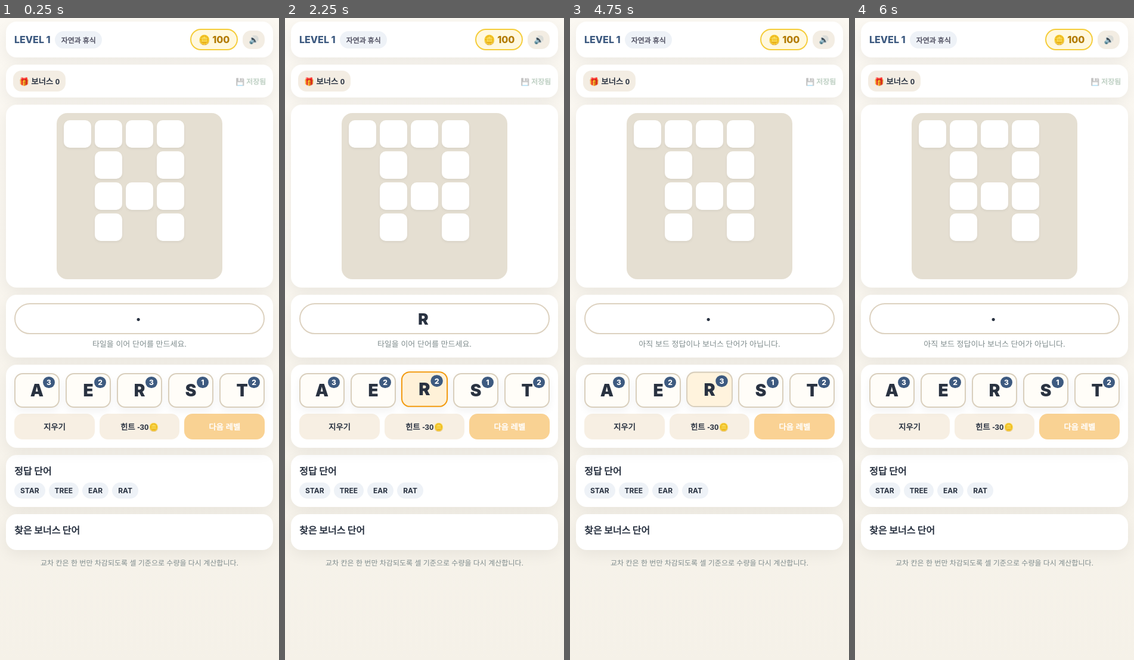
Above: before the commit, frames 1-4 (left to right).
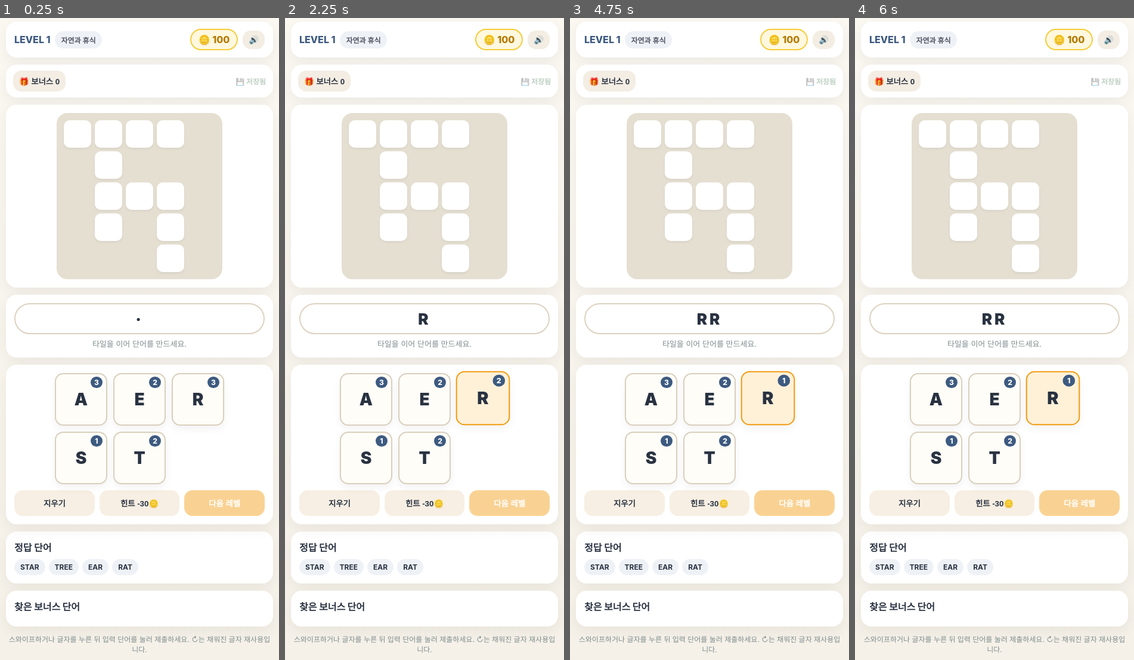
Above: after the commit, the same moments.

Repository: jheoninte/word-tiles-puzzle
Game: browser game, page web-prototype/index.html
Same seed, same stepped clock (60 frames per second), same inputs: the game is played once before the commit and once after it.
Inputs (mouse positions are in pixels of both pictures, inside the frame that each line leads up to; where the layout moved, square brackets give the same spot in the first picture):
- Up to frame 1 (0.25 s): no input
- Up to frame 2 (2.25 s): click (424, 197) at 0.27 s; hold Right 1.03-1.53 s; click (424, 217) at 1.07 s; tap Space at 1.1, 1.6, 2.1 s; hold Left 1.58-2.15 s; click (371, 178) at 1.67 s; click (483, 396) [424, 390] at 2.02 s; hold Right from 2.2 s (still down)
- Up to frame 3 (4.75 s): click (762, 165) at 2.27 s; tap Enter at 2.52 s; tap Space every 0.5 s from 2.6 to 4.6 s; release Right at 2.87 s; click (748, 229) at 2.87 s; hold Left 2.92-3.35 s; hold Right 3.4-3.9 s; click (642, 242) at 3.47 s; hold Left 3.95-4.52 s; click (709, 159) at 4.07 s; click (768, 396) [709, 390] at 4.52 s; hold Right from 4.57 s (still down); click (790, 204) at 4.67 s
- Up to frame 4 (6 s): tap Space at 5.1, 5.6 s; release Right at 5.23 s; click (913, 197) at 5.27 s; hold Left 5.28-5.72 s; hold Right from 5.77 s (still down); click (966, 261) at 5.87 s

The runs differ from the first frame. In frame 1, 12% of the frame differs, in the area x 2-98%, y 20-99%; in frame 2, 13%; in frame 3, 13%; in frame 4, 13%.

Commit message:
Build playable Godot game and iOS release foundations
Add playable scenes, offline progress recovery, crossing tile reuse, onboarding, audio settings and multi-row racks. Include level validation, release scope, asset specifications and Gemini source handoff tooling.

Diff:
--- /dev/null
+++ b/docs/GEMINI_ONBOARDING_PROMPT.txt
@@ -0,0 +1,12 @@
+이전 답변의 웹 프로토타입 수정안은 폐기한다. 이번 작업은 기존 Godot 게임의 첫 실행 튜토리얼 구현뿐이다.
+
+함께 첨부한 gemini-onboarding-source.txt는 ZIP이 아닌 UTF-8 일반 텍스트다. 각 FILE BEGIN: 경로 / FILE END: 경로 사이에 현재 파일의 전체 원문이 들어 있다. 이 텍스트를 직접 읽고 작업하라.
+
+1. docs/GEMINI_ONBOARDING_TASK.md의 요구사항을 따르라. 기존 MainGame.gd, GameManager.gd, 씬과 컨트롤러의 실제 인터페이스를 유지하라.
+2. 첫 유효 글자 선택 → 미완성 보드 정답 제출 → 남은 수량 및 ↻ 설명의 3단계 안내, 건너뛰기·완료 저장, 도움말 재생을 구현하라.
+3. 이미 진행한 사용자는 자동 안내에서 제외하라. 실제 게임 조작 없이 코인·보드·보상·레벨을 바꾸지 마라. 기존 오프라인 저장·효과음·입력 처리를 유지하라.
+4. 외부 game-studio 문서의 웹·클라우드 요구사항을 가져오지 마라. 웹, HubGame, 리더보드, IAP, 광고는 변경 범위가 아니다.
+5. 먼저 읽은 MainGame의 UI 생성 함수, GameManager의 저장 함수와 저장 경로를 짧게 명시하라. 원문이 보이지 않으면 필요한 경로만 요청하고 대체 게임 코드를 만들지 마라.
+6. 변경·추가 파일만 경로와 생략 없는 전체 코드로 제공하라. docs/ONBOARDING.md를 포함하고, 실제 실행 검증과 미검증을 구분하라. 엔진 실행 없이 실행 검증했다고 쓰지 마라.
+
+이 파일과 첨부 소스에 없는 이전 답변의 코드는 사용하지 마라.
--- a/godot-project/data/levels.json
+++ b/godot-project/data/levels.json
@@ -8,7 +8,7 @@
       { "word": "STAR", "r": 0, "c": 0, "dir": "H" },
       { "word": "TREE", "r": 0, "c": 1, "dir": "V" },
       { "word": "EAR", "r": 2, "c": 1, "dir": "H" },
-      { "word": "RAT", "r": 1, "c": 3, "dir": "V" }
+      { "word": "RAT", "r": 2, "c": 3, "dir": "V" }
     ],
     "bonusWords": ["ART", "EAT", "RATE", "SEA", "SET", "TEA", "TEAR"]
   },
@@ -22,7 +22,7 @@
       { "word": "스무디", "r": 0, "c": 2, "dir": "V" },
       { "word": "아이", "r": 2, "c": 0, "dir": "H" }
     ],
-    "bonusWords": ["라디오", "마디", "무스"]
+    "bonusWords": ["무스"]
   },
   {
     "theme": "우주 탐험",
@@ -32,8 +32,8 @@
     "words": [
       { "word": "MOON", "r": 0, "c": 0, "dir": "H" },
       { "word": "MARS", "r": 0, "c": 0, "dir": "V" },
-      { "word": "RING", "r": 3, "c": 0, "dir": "H" }
+      { "word": "RING", "r": 2, "c": 0, "dir": "H" }
     ],
-    "bonusWords": ["ARM", "RAM", "SON", "SUN"]
+    "bonusWords": ["ARM", "RAM", "SON"]
   }
 ]
--- /dev/null
+++ b/release/asset_manifest.json
@@ -0,0 +1,17 @@
+{
+  "schema_version": 1,
+  "status": "art_direction_approved_production_pending",
+  "groups": [
+    {"id":"app_icon","count":1,"names":["app_icon"],"directory":"art/source/app","format":"PNG","size":[1024,1024],"transparent":false},
+    {"id":"wordmark","count":1,"names":["wordmark"],"directory":"art/source/app","format":"PNG","size":[1600,400],"transparent":true},
+    {"id":"backgrounds","count":6,"names":["garden","forest","sea","cafe","sunset","greenhouse"],"directory":"art/source/backgrounds","format":"PNG","size":[1440,2560],"transparent":false},
+    {"id":"tiles","count":5,"names":["normal","selected","filled","reusable","disabled"],"directory":"art/source/tiles","format":"PNG","size":[256,256],"transparent":true},
+    {"id":"icons","count":16,"names":["home","settings","back","sound","music","haptics","language","hint","clear","submit","next","coin","shop","daily","gift","watch_ad"],"directory":"art/source/icons","format":"PNG_or_SVG","size":[128,128],"transparent":true},
+    {"id":"buttons","count":4,"names":["normal","accent","pressed","disabled"],"directory":"art/source/buttons","format":"PNG","size":[384,128],"transparent":true,"nine_slice":true},
+    {"id":"stamps","count":6,"names":["garden","forest","sea","cafe","sunset","greenhouse"],"directory":"art/source/stamps","format":"PNG","size":[256,256],"transparent":true},
+    {"id":"effects","count":2,"names":["sparkle","leaf_confetti"],"directory":"art/source/effects","format":"runtime_or_PNG","size":[256,256],"transparent":true},
+    {"id":"bgm","count":1,"names":["garden_loop"],"directory":"godot-project/audio","format":"WAV","minimum_loop_seconds":48},
+    {"id":"sfx","count":10,"names":["select","success","bonus","hint","error","clear","button","coin","reward","notice"],"directory":"godot-project/scripts","format":"runtime_PCM","generator":"GameAudio.gd"},
+    {"id":"store_screenshots","count":15,"locales":["ko","en","ja"],"per_locale":5,"directory":"art/store","format":"PNG","size":"verify_with_App_Store_Connect"}
+  ]
+}
--- /dev/null
+++ b/release/launch_config.json
@@ -0,0 +1,45 @@
+{
+  "schema_version": 1,
+  "status": "approved_design_not_runtime_config",
+  "platform": "ios_first",
+  "locales": ["ko", "en", "ja"],
+  "fallback_locale": "en",
+  "additional_locales_planned": 15,
+  "content": {
+    "main_levels_per_locale": 450,
+    "daily_levels_per_locale": 30,
+    "levels_per_chapter": 15,
+    "target_days": 30,
+    "target_main_levels_per_day": 15,
+    "target_session_minutes": [15, 25],
+    "max_rows": 7,
+    "max_cols": 7,
+    "max_distinct_tiles": 10,
+    "theme_ids": ["garden", "forest", "sea", "cafe", "sunset", "greenhouse"]
+  },
+  "economy_proposal": {
+    "initial_coins": 120,
+    "word_reward": 0,
+    "main_clear_reward": 10,
+    "bonus_reward": 2,
+    "rewarded_bonuses_per_level": 5,
+    "hint_cost": 60,
+    "daily_puzzle_reward": 30,
+    "daily_goal_main_clears": 5,
+    "daily_goal_reward": 20,
+    "rewarded_ad_coins": 60,
+    "coin_pack_amounts": [600, 1800]
+  },
+  "ads_proposal": {
+    "initial_main_clears_grace": 15,
+    "initial_play_seconds_grace": 900,
+    "interstitial_interval_seconds": 180,
+    "interstitial_main_clears_interval": 4,
+    "interstitial_session_cap": 3,
+    "interstitial_local_day_cap": 8,
+    "rewarded_local_day_cap": 6,
+    "interstitial_cooldown_after_rewarded_seconds": 180,
+    "remove_ads_removes": ["interstitial"],
+    "remove_ads_keeps_opt_in_rewarded": true
+  }
+}
--- a/web-prototype/index.html
+++ b/web-prototype/index.html
@@ -77,16 +77,19 @@
     .current-word.success { border-color: #4a7c59; color: #4a7c59; }
     .status { min-height: 18px; font-size: 13px; color: var(--muted); }
     .rack-wrap { position: relative; }
-    svg.lines { position: absolute; inset: 0; overflow: visible; pointer-events: none; }
-    .rack { display: grid; grid-template-columns: repeat(5, minmax(0, 1fr)); gap: 10px; }
+    .rack-stage { position: relative; max-width: 100%; margin: 0 auto; }
+    svg.lines { position: absolute; inset: 0; width: 100%; height: 100%; overflow: visible; pointer-events: none; }
+    .rack { display: grid; grid-template-columns: repeat(3, minmax(0, 1fr)); gap: 10px; }
     .tile {
-      position: relative; min-height: 58px; border-radius: 14px; background: #fffdf8; border: 2px solid #d9cfbd;
+      position: relative; min-width: 0; min-height: 44px; aspect-ratio: 1; border-radius: 14px; background: #fffdf8; border: 2px solid #d9cfbd;
       display: flex; align-items: center; justify-content: center; font-size: 28px; font-weight: 900; color: var(--text);
       box-shadow: 0 6px 14px rgba(0,0,0,.05); transition: transform .12s ease, background .12s ease;
       touch-action: none;
     }
     .tile.active { background: #fff1d8; border-color: var(--accent); transform: translateY(-2px) scale(1.03); }
     .tile.disabled { opacity: .4; }
+    .tile.reusable { border-color: var(--filled); }
+    .tile.reusable::after { content: '↻'; position: absolute; left: 5px; top: 3px; font-size: 14px; color: var(--filled); }
     .badge {
       position: absolute; top: 4px; right: 6px; min-width: 20px; padding: 2px 6px; text-align: center;
       border-radius: 999px; background: #3d5a80; color: #fff; font-size: 12px; font-weight: 800;
@@ -134,13 +137,15 @@
     </div>
 
     <div class="panel input-area">
-      <div class="current-word" id="currentWord"></div>
+      <div class="current-word" id="currentWord" role="button" tabindex="0" aria-label="입력한 단어 제출"></div>
       <div class="status" id="statusMsg">타일을 이어 단어를 만드세요.</div>
     </div>
 
     <div class="panel rack-wrap">
-      <svg class="lines" id="lineLayer"></svg>
-      <div class="rack" id="rack"></div>
+      <div class="rack-stage" id="rackStage">
+        <svg class="lines" id="lineLayer"></svg>
+        <div class="rack" id="rack"></div>
+      </div>
       <div class="actions">
         <button class="main-btn" id="clearBtn">지우기</button>
         <button class="main-btn" id="hintBtn">힌트 -30🪙</button>
@@ -158,7 +163,7 @@
       <div class="word-list" id="bonusWordsFound"></div>
     </div>
 
-    <div class="footer">교차 칸은 한 번만 차감되도록 셀 기준으로 수량을 다시 계산합니다.</div>
+    <div class="footer">스와이프하거나 글자를 누른 뒤 입력 단어를 눌러 제출하세요. ↻는 채워진 글자 재사용입니다.</div>
   </div>
 
   <script>
@@ -170,7 +175,7 @@
           { word: 'STAR', r: 0, c: 0, dir: 'H' },
           { word: 'TREE', r: 0, c: 1, dir: 'V' },
           { word: 'EAR', r: 2, c: 1, dir: 'H' },
-          { word: 'RAT', r: 1, c: 3, dir: 'V' },
+          { word: 'RAT', r: 2, c: 3, dir: 'V' },
         ],
         bonusWords: ['TEA','EAT','ART','SEA','SET','RATE','TEAR'],
       },
@@ -181,16 +186,16 @@
           { word: '스무디', r: 0, c: 2, dir: 'V' },
           { word: '아이', r: 2, c: 0, dir: 'H' },
         ],
-        bonusWords: ['마디','무스','라디오'],
+        bonusWords: ['무스'],
       },
       {
         theme: '우주 탐험', rows: 5, cols: 5,
         words: [
           { word: 'MOON', r: 0, c: 0, dir: 'H' },
           { word: 'MARS', r: 0, c: 0, dir: 'V' },
-          { word: 'RING', r: 3, c: 0, dir: 'H' },
+          { word: 'RING', r: 2, c: 0, dir: 'H' },
         ],
-        bonusWords: ['ARM','RAM','SON','SUN'],
+        bonusWords: ['ARM','RAM','SON'],
       },
     ];
 
@@ -200,8 +205,10 @@
       soundEnabled: true,
       filledCoords: new Set(),
       foundBonusWords: new Set(),
+      rewardClaimed: false,
       selectedTiles: [],
       dragActive: false,
+      dragMoved: false,
       dragLastTileId: null,
       dragLeftRack: false,
       audioCtx: null,
@@ -211,6 +218,7 @@
     const el = {
       board: document.getElementById('board'),
       rack: document.getElementById('rack'),
+      rackStage: document.getElementById('rackStage'),
       lineLayer: document.getElementById('lineLayer'),
       currentWord: document.getElementById('currentWord'),
       statusMsg: document.getElementById('statusMsg'),
@@ -256,6 +264,26 @@
     function remainingCountForLetter(letter) {
       const counts = recalcTileCounts();
       return counts.get(letter) || 0;
+    }
+
+    function fitsRemainingTiles(text) {
+      const counts = recalcTileCounts();
+      for (const letter of text) {
+        const available = counts.get(letter) || 0;
+        if (available <= 0) return false;
+        counts.set(letter, available - 1);
+      }
+      return true;
+    }
+
+    function canSelectText(text) {
+      return fitsRemainingTiles(text) || getLevel().words.some(item => !wordIsSolved(item) && item.word.startsWith(text));
+    }
+
+    function canSubmitBonus(text) {
+      return [...text].length >= 2 && getLevel().bonusWords.includes(text)
+        && !getLevel().words.some(item => item.word === text)
+        && !state.foundBonusWords.has(text) && fitsRemainingTiles(text);
     }
 
     function selectedCountForLetter(letter) {
@@ -310,7 +338,7 @@
         chip.textContent = item.word;
         el.targetWords.appendChild(chip);
       });
-      el.nextBtn.disabled = !allSolved();
+      el.nextBtn.disabled = !allSolved() || state.levelIdx >= LEVELS.length - 1;
     }
 
     function renderBonusWords() {
@@ -330,7 +358,13 @@
         const remaining = counts.get(letter) || 0;
         const selected = selectedCountForLetter(letter);
         const available = Math.max(0, remaining - selected);
-        tile.classList.toggle('disabled', available <= 0);
+        const nextWord = getCurrentWord() + letter;
+        const selectable = canSelectText(nextWord);
+        const reusable = selectable && !fitsRemainingTiles(nextWord);
+        tile.classList.toggle('disabled', !selectable);
+        tile.classList.toggle('reusable', reusable);
+        tile.setAttribute('aria-disabled', String(!selectable));
+        tile.title = reusable ? '채워진 글자를 정답에 다시 사용' : letter;
         tile.classList.toggle('active', state.selectedTiles.some(entry => entry.id === tile.dataset.id));
         tile.querySelector('.badge').textContent = String(available);
       });
@@ -339,6 +373,9 @@
 
     function renderRack() {
       const letters = [...new Set([...buildCellMap(getLevel()).values()])].sort((a, b) => a.localeCompare(b, 'ko'));
+      const columns = letters.length <= 4 ? Math.min(2, Math.max(1, letters.length)) : letters.length <= 9 ? 3 : 4;
+      el.rack.style.gridTemplateColumns = `repeat(${columns}, minmax(0, 1fr))`;
+      el.rackStage.style.width = `${columns * 88 + (columns - 1) * 10}px`;
       el.rack.innerHTML = '';
       letters.forEach(letter => {
         const tile = document.createElement('div');
@@ -348,7 +385,11 @@
         tile.innerHTML = `<span>${letter}</span><span class="badge">0</span>`;
         tile.addEventListener('pointerdown', event => beginDrag(event, tile));
         tile.addEventListener('pointerenter', () => handleTileHover(tile));
-        tile.addEventListener('click', () => addTileSelection(tile));
+        tile.addEventListener('click', event => {
+          if (event.detail !== 0) return;
+          if (clearSelection._timer != null) clearSelection();
+          addTileSelection(tile);
+        });
         el.rack.appendChild(tile);
       });
       refreshRackVisuals();
@@ -368,6 +409,7 @@
         soundEnabled: state.soundEnabled,
         filledCoords: [...state.filledCoords].map(parseKey),
         foundBonusWords: [...state.foundBonusWords],
+        rewardClaimed: state.rewardClaimed,
         updatedAt: Date.now(),
       };
       localStorage.setItem(SAVE_KEY, JSON.stringify(payload));
@@ -377,6 +419,7 @@
     }
 
     function loadState() {
+      clearSelection();
       try {
         const raw = localStorage.getItem(SAVE_KEY);
         if (!raw) return;
@@ -386,15 +429,18 @@
         state.soundEnabled = payload.soundEnabled ?? true;
         state.filledCoords = new Set((payload.filledCoords || []).map(([r, c]) => coordKey(r, c)));
         state.foundBonusWords = new Set(payload.foundBonusWords || []);
+        state.rewardClaimed = typeof payload.rewardClaimed === 'boolean' ? payload.rewardClaimed : allSolved();
       } catch (error) {
         console.warn('save load failed', error);
       }
     }
 
     function resetLevelState(keepCoins = true) {
+      clearSelection();
       state.filledCoords = new Set();
       state.foundBonusWords = new Set();
       state.selectedTiles = [];
+      state.rewardClaimed = false;
       if (!keepCoins) state.coins = 100;
       saveState();
     }
@@ -418,9 +464,8 @@
     function addTileSelection(tile) {
       const letter = tile.dataset.letter;
       if (!letter) return;
-      const remaining = remainingCountForLetter(letter);
-      const selected = selectedCountForLetter(letter);
-      if (selected >= remaining) return;
+      if (!canSelectText(getCurrentWord() + letter)) return;
+      clearTimeout(clearSelection._timer);
       tile.classList.add('active');
       state.selectedTiles.push({ letter, id: tile.dataset.id, tile });
       state.dragLastTileId = tile.dataset.id;
@@ -432,8 +477,11 @@
     }
 
     function beginDrag(event, tile) {
+      if (event.isPrimary === false || (event.button !== undefined && event.button !== 0)) return;
       event.preventDefault();
+      if (clearSelection._timer != null) clearSelection();
       state.dragActive = true;
+      state.dragMoved = false;
       addTileSelection(tile);
       tile.setPointerCapture?.(event.pointerId);
     }
@@ -443,10 +491,14 @@
       const id = tile.dataset.id;
       const lastId = state.dragLastTileId;
       if (!lastId || id !== lastId) {
+        state.dragMoved = true;
         addTileSelection(tile);
         return;
       }
-      if (state.dragLeftRack) addTileSelection(tile);
+      if (state.dragLeftRack) {
+        state.dragMoved = true;
+        addTileSelection(tile);
+      }
     }
 
     function onPointerMove(event) {
@@ -464,11 +516,15 @@
     function onPointerUp() {
       if (!state.dragActive) return;
       state.dragActive = false;
-      submitCurrentWord();
+      if (state.dragMoved) submitCurrentWord();
       drawSelectionLines();
     }
 
     function clearSelection() {
+      clearTimeout(clearSelection._timer);
+      clearSelection._timer = null;
+      state.dragActive = false;
+      state.dragMoved = false;
       state.selectedTiles = [];
       state.dragLastTileId = null;
       state.dragLeftRack = false;
@@ -512,9 +568,9 @@
     function playCoin() { [880, 1175].forEach((freq, i) => setTimeout(() => playTone(freq, 0.06, 'square', 0.03), i * 50)); }
 
     function animateWordFill(item) {
-      const coords = wordCoords(item).filter(([r, c]) => !state.filledCoords.has(coordKey(r, c)));
       const letters = [...item.word];
-      coords.forEach(([r, c], index) => {
+      wordCoords(item).forEach(([r, c], index) => {
+        if (state.filledCoords.has(coordKey(r, c))) return;
         const cell = el.board.querySelector(`.cell[data-key="${coordKey(r, c)}"]`);
         const source = state.selectedTiles[index]?.tile || state.selectedTiles[0]?.tile || el.rack.querySelector(`.tile[data-letter="${letters[index] || letters[0]}"]`);
         if (!cell || !source) return;
@@ -539,24 +595,34 @@
       });
     }
 
+    function checkLevelClear() {
+      if (!allSolved()) return false;
+      const awarded = !state.rewardClaimed;
+      if (awarded) {
+        state.coins += 30;
+        state.rewardClaimed = true;
+      }
+      const message = state.levelIdx >= LEVELS.length - 1
+        ? '모든 레벨을 완료했습니다! 축하합니다!'
+        : '스테이지 클리어!';
+      setStatus(`${message}${awarded ? ' +30🪙' : ''}`);
+      return awarded;
+    }
+
     function markWordSolved(item) {
+      if (wordIsSolved(item)) return;
       animateWordFill(item);
       wordCoords(item).forEach(([r, c]) => state.filledCoords.add(coordKey(r, c)));
       state.coins += Math.max(10, item.word.length * 5);
       playSuccess();
       setStatus(`정답! ${item.word}`);
+      checkLevelClear();
       saveState();
       renderAll();
-      if (allSolved()) {
-        state.coins += 30;
-        setStatus('스테이지 클리어! +30🪙');
-        saveState();
-        renderHeader();
-        el.nextBtn.disabled = state.levelIdx >= LEVELS.length - 1;
-      }
     }
 
     function awardBonus(word) {
+      if (!canSubmitBonus(word)) return;
       state.foundBonusWords.add(word);
       state.coins += 15;
       playCoin();
@@ -572,7 +638,7 @@
         return;
       }
       const boardWord = matchingBoardWord(word);
-      const isBonus = getLevel().bonusWords.includes(word) && !state.foundBonusWords.has(word);
+      const isBonus = canSubmitBonus(word);
       if (boardWord) {
         updateCurrentWord('success');
         markWordSolved(boardWord);
@@ -584,7 +650,8 @@
         playError();
         setStatus('아직 보드 정답이나 보너스 단어가 아닙니다.');
       }
-      setTimeout(() => clearSelection(), 220);
+      clearTimeout(clearSelection._timer);
+      clearSelection._timer = setTimeout(clearSelection, 220);
     }
 
     function giveHint() {
@@ -595,11 +662,13 @@
       }
       const allCoords = [...buildCellMap(getLevel()).keys()].filter(key => !state.filledCoords.has(key));
       if (!allCoords.length) return;
+      clearSelection();
       const randomKey = allCoords[Math.floor(Math.random() * allCoords.length)];
       state.coins -= 30;
       state.filledCoords.add(randomKey);
       setStatus('힌트로 한 칸을 열었습니다.');
       playSuccess();
+      checkLevelClear();
       saveState();
       renderAll();
     }
@@ -629,6 +698,7 @@
     }
 
     function renderAll() {
+      clearSelection();
       renderHeader();
       renderBoard();
       renderTargetWords();
@@ -638,11 +708,13 @@
     }
 
     function nextLevel() {
-      if (state.levelIdx >= LEVELS.length - 1) return;
+      if (!allSolved() || state.levelIdx >= LEVELS.length - 1) return;
+      clearSelection();
       state.levelIdx += 1;
       state.filledCoords = new Set();
       state.foundBonusWords = new Set();
       state.selectedTiles = [];
+      state.rewardClaimed = false;
       setStatus('다음 레벨로 이동했습니다.');
       saveState();
       renderAll();
@@ -652,6 +724,13 @@
       el.clearBtn.addEventListener('click', () => { clearSelection(); setStatus('입력을 지웠습니다.'); });
       el.hintBtn.addEventListener('click', giveHint);
       el.nextBtn.addEventListener('click', nextLevel);
+      el.currentWord.addEventListener('click', submitCurrentWord);
+      el.currentWord.addEventListener('keydown', event => {
+        if (event.key === 'Enter' || event.key === ' ') {
+          event.preventDefault();
+          submitCurrentWord();
+        }
+      });
       el.soundBtn.addEventListener('click', () => { state.soundEnabled = !state.soundEnabled; saveState(); renderHeader(); });
       el.bonusBtn.addEventListener('click', () => {
         const list = getLevel().bonusWords.join(', ');
@@ -659,12 +738,13 @@
       });
       window.addEventListener('pointermove', onPointerMove);
       window.addEventListener('pointerup', onPointerUp);
-      window.addEventListener('pointercancel', onPointerUp);
+      window.addEventListener('pointercancel', clearSelection);
       window.addEventListener('resize', renderAll);
     }
 
     function boot() {
       loadState();
+      if (checkLevelClear()) saveState();
       attachEvents();
       renderAll();
     }
Not shown, changed: AGENTS.md
Not shown, added: docs/AUDIO.md
Not shown, changed: docs/DATA_SCHEMA.md
Not shown, changed: docs/GAME_DESIGN_SPEC.md
Not shown, added: docs/GEMINI_CROSSING_TASK.md
Not shown, added: docs/GEMINI_GODOT_PLAYABLE_TASK.md
Not shown, added: docs/GEMINI_LAUNCH_CONTENT_TASK.md
Not shown, added: docs/GEMINI_NEXT_TASK.md
Not shown, added: docs/GEMINI_ONBOARDING_TASK.md
Not shown, added: docs/GODOT_PLAYABLE.md
Not shown, added: docs/LAUNCH_SCOPE.md
Not shown, added: docs/LEVEL_VALIDATION.md
(and 4 more such lines)
